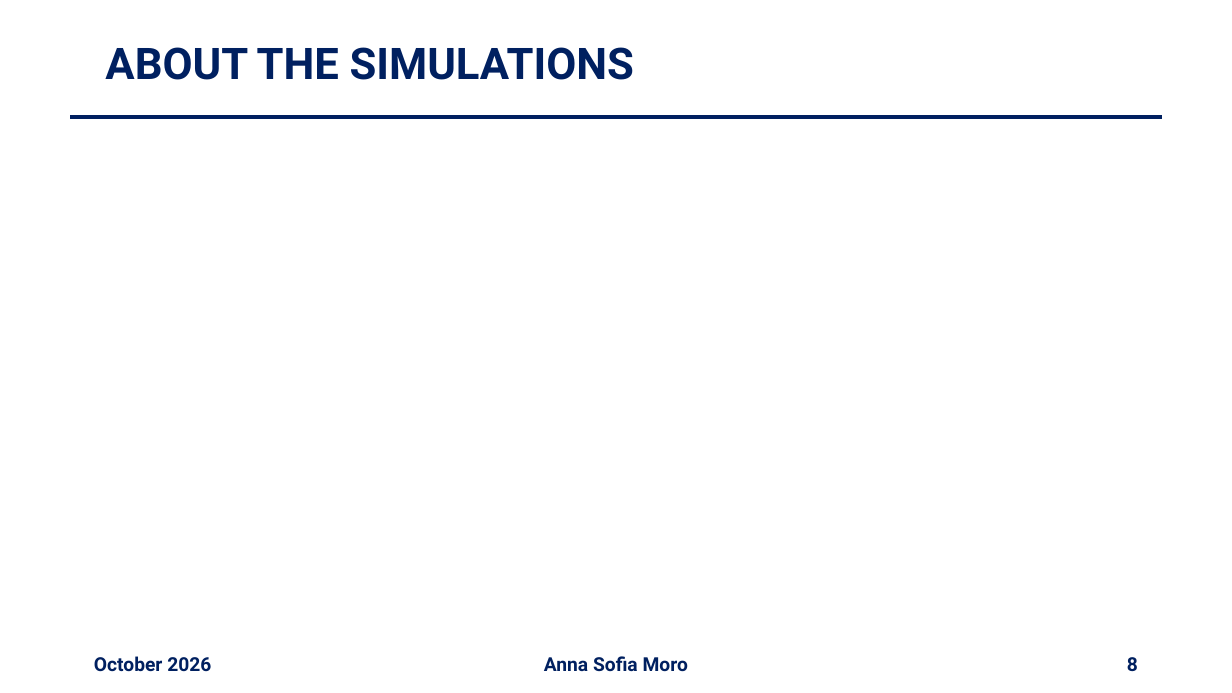
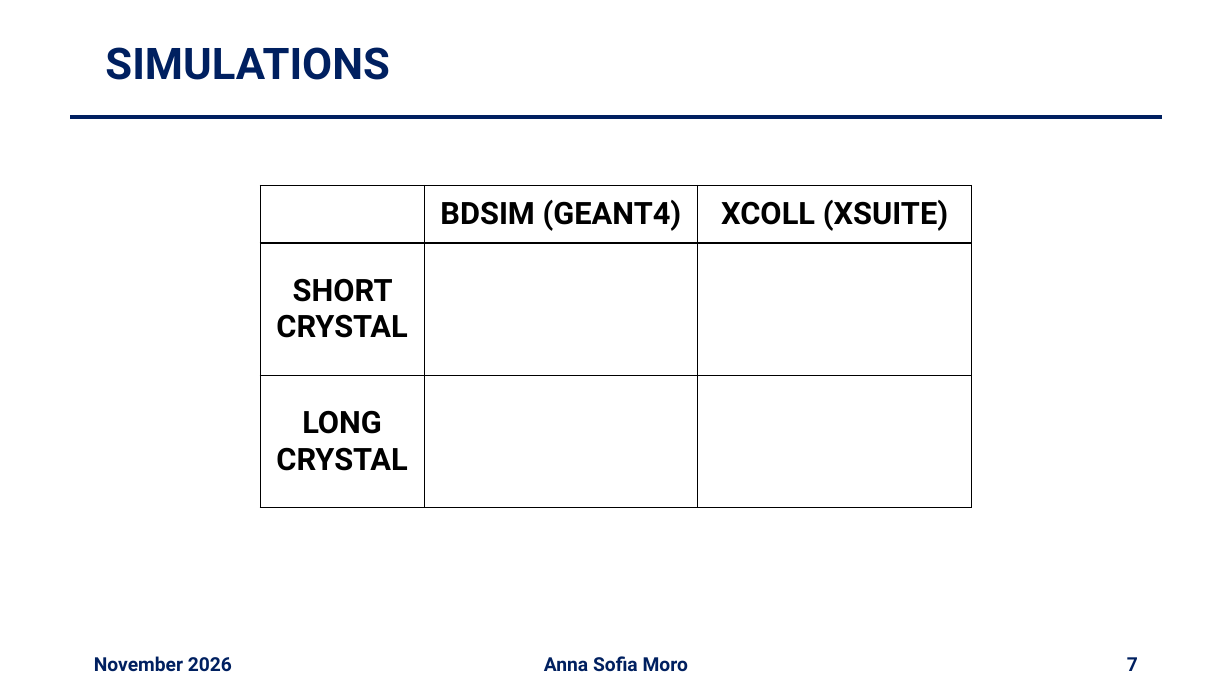
Before and after one commit to annaasofia/tesi, a slide deck: slide 7 of slides/week18.pptx (slide 8 before the commit). Drawn at 1232x693 pixels with LibreOffice and Linux fonts; fonts in the diff are those of the drawing; grey boxes stand for pictures. Boxes give left, top, right and bottom in pixels: in the first picture for what was removed or moved away, otherwise in the second. Text is boxed around its words. In the diff, an @@ line names an element or a change of style, - is before the commit and + after.

```diff
--- a/slides/week18.pptx
+++ b/slides/week18.pptx
@@ title at (105,47,389,80): text changed @@
-ABOUT THE SIMULATIONS
+SIMULATIONS
@@ table added at (261,186,971,508), 3 rows, 3 columns @@
+ | BDSIM (GEANT4) | XCOLL (XSUITE)
+SHORT CRYSTAL |  | 
+LONG CRYSTAL |  | 
@@ text at (94,656,232,672): text changed @@
-October 2026
+November 2026
@@ page number at (1127,657,1138,671): text changed @@
-8
+7
```
Also in this commit, not shown: 6 other slides changed, 1 slide added, 6 slides removed.
